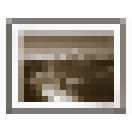
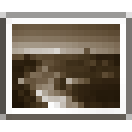
Two versions of the same layered image (132x132). Layer-by-layer changes:
removed layer "Salinan Salinan lc_insertgraphic.png" over [0,18,132,114]
removed layer "Salinan lc_insertgraphic.png" over [0,18,132,114]
removed layer "lc_insertgraphic.png" over [0,18,132,114]
added layer "Salinan Salinan lc_graphic.png" above "Salinan lc_graphic.png" over [0,12,132,120]
added layer "Salinan lc_graphic.png" above "lc_graphic.png" over [0,12,132,120]
added layer "lc_graphic.png" over [0,12,132,120]
